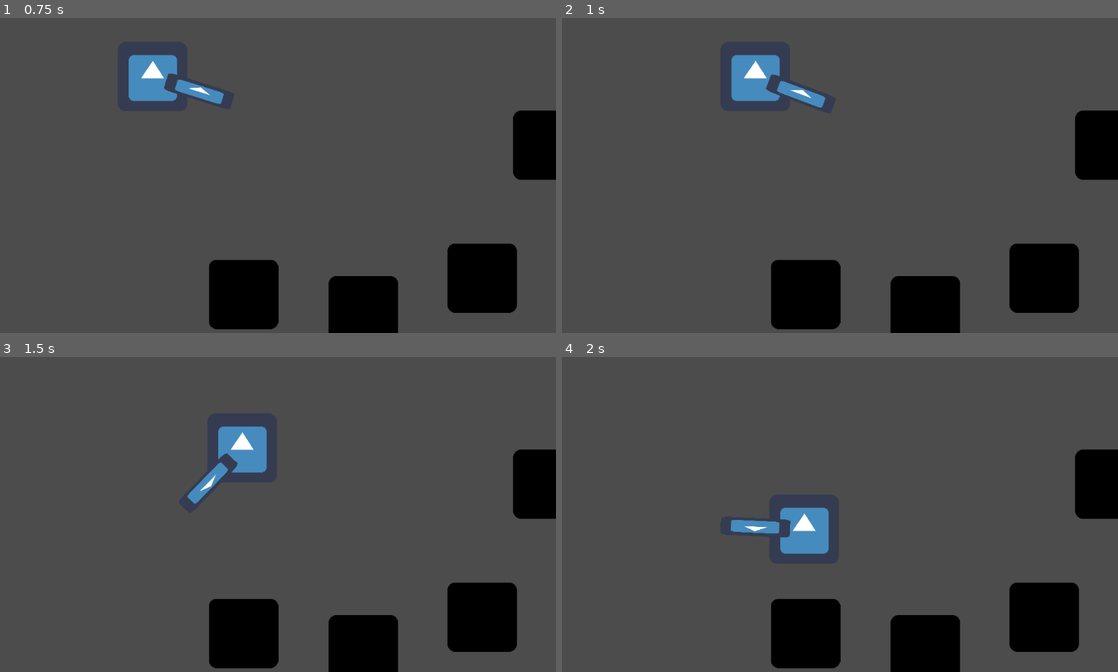
Above: before the commit, frames 1-4 (two rows, left to right).
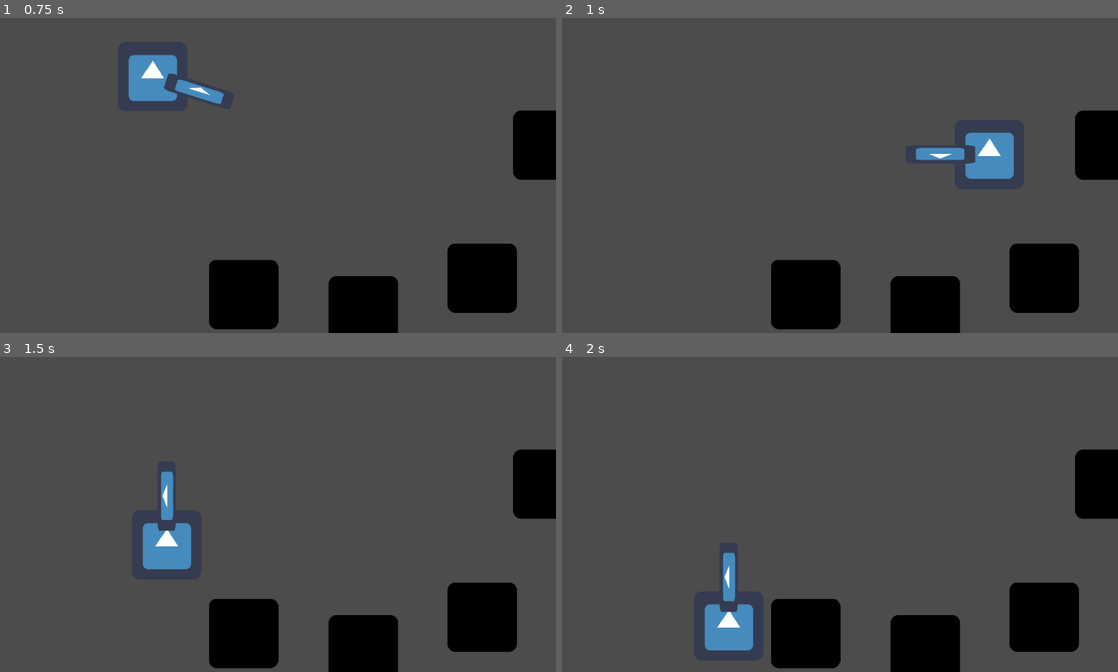
Above: after the commit, the same moments.

Repository: Gorhaloth/Mars-Project
Game: Godot game, scene res://Test_Map.tscn
The game is run twice, just before and just after one commit, with the same random seed, the same clock (stepped at 60 frames per second) and the same inputs. The project has no main scene, so this scene is started directly. The engine's default icon, where the game draws it, is replaced by a stand-in: a white triangle on a blue panel in a dark square.
Inputs (mouse positions are in pixels of both pictures, inside the frame that each line leads up to):
- Up to frame 1 (0.75 s): tap Enter at 0.5 s; move the mouse to (400, 153) at 0.52 s; hold D (right) from 0.53 s (still down); click (400, 153) at 0.6 s
- Up to frame 2 (1 s): keep holding D (right); tap Q (teleport, bound only after the commit) at 0.8 s
- Up to frame 3 (1.5 s): move the mouse to (166, 527) at 1.27 s; release D (right) at 1.28 s; hold S (down) from 1.28 s (still down); tap Q (teleport, bound only after the commit) at 1.35 s
- Up to frame 4 (2 s): keep holding S (down); click (728, 527) at 1.55 s

Frame 1 is identical in both runs. In frame 2, 3.0% of the frame differs, in the area x 30-82%, y 11-52%; in frame 3, 3.0%; in frame 4, 3.1%, in the area x 25-48%, y 47-94%.

Commit message:
third commit

Diff:
--- a/KinematicBody2D.gd
+++ b/KinematicBody2D.gd
@@ -6,6 +6,7 @@
 # var b = "text"
 export var speed = Vector2(300,300)
 var velocity = Vector2()
+var mouse_location
 
 # Called when the node enters the scene tree for the first time.
 func _ready():
@@ -17,6 +18,13 @@
 	var direction = get_direction()
 	velocity = direction * speed
 	velocity = move_and_slide(velocity)
+	if Input.is_action_just_pressed("teleport"):
+		teleport()
+
 
 func get_direction():
 	return Vector2(Input.get_action_strength("right")-Input.get_action_strength("left"),Input.get_action_strength("down")-Input.get_action_strength("up"))
+
+func teleport():
+	mouse_location = get_global_mouse_position()
+	set_position(mouse_location)
--- /dev/null
+++ b/Test_Animation.tscn
@@ -0,0 +1,102 @@
+[gd_scene load_steps=3 format=2]
+
+[ext_resource path="res://icon.png" type="Texture" id=1]
+
+[sub_resource type="Animation" id=1]
+resource_name = "Long_Jump"
+length = 3.0
+tracks/0/type = "value"
+tracks/0/path = NodePath("Body:position")
+tracks/0/interp = 1
+tracks/0/loop_wrap = true
+tracks/0/imported = false
+tracks/0/enabled = true
+tracks/0/keys = {
+"times": PoolRealArray( 0, 0.3 ),
+"transitions": PoolRealArray( 1, 1 ),
+"update": 0,
+"values": [ Vector2( 0, 0 ), Vector2( 0, 0 ) ]
+}
+tracks/1/type = "value"
+tracks/1/path = NodePath("Body:rotation_degrees")
+tracks/1/interp = 1
+tracks/1/loop_wrap = true
+tracks/1/imported = false
+tracks/1/enabled = true
+tracks/1/keys = {
+"times": PoolRealArray( 0 ),
+"transitions": PoolRealArray( 1 ),
+"update": 0,
+"values": [ 0.0 ]
+}
+
+[node name="Test_Animation" type="Position2D"]
+rotation = 0.00838143
+
+[node name="AnimationPlayer" type="AnimationPlayer" parent="."]
+anims/Long_Jump = SubResource( 1 )
+
+[node name="Front_Right" type="Position2D" parent="."]
+position = Vector2( -99.1075, 30.7575 )
+
+[node name="Sprite" type="Sprite" parent="Front_Right"]
+position = Vector2( 30.3303, 58.3823 )
+rotation = -0.502025
+scale = Vector2( 0.16565, 1 )
+texture = ExtResource( 1 )
+
+[node name="Back_Right" type="Position2D" parent="."]
+position = Vector2( 81.7352, 35.0294 )
+
+[node name="Sprite" type="Sprite" parent="Back_Right"]
+position = Vector2( 31.6119, 58.0975 )
+rotation = -0.445619
+scale = Vector2( 0.158975, 1 )
+texture = ExtResource( 1 )
+
+[node name="Position2D6" type="Position2D" parent="."]
+position = Vector2( 144.105, -2.84792 )
+
+[node name="Sprite" type="Sprite" parent="Position2D6"]
+
+[node name="Position2D7" type="Position2D" parent="."]
+position = Vector2( -138.124, -30.7575 )
+
+[node name="Sprite" type="Sprite" parent="Position2D7"]
+
+[node name="Position2D8" type="Position2D" parent="."]
+
+[node name="Sprite" type="Sprite" parent="Position2D8"]
+
+[node name="Position2D9" type="Position2D" parent="."]
+
+[node name="Sprite" type="Sprite" parent="Position2D9"]
+
+[node name="Body" type="Position2D" parent="."]
+rotation = 0.192959
+
+[node name="Sprite" type="Sprite" parent="Body"]
+scale = Vector2( 2.42416, 0.665465 )
+texture = ExtResource( 1 )
+
+[node name="Back_Left" type="Position2D" parent="."]
+position = Vector2( 106.227, 34.175 )
+
+[node name="Sprite" type="Sprite" parent="Back_Left"]
+position = Vector2( -34.175, 53.8256 )
+rotation = 0.594931
+scale = Vector2( 0.221273, 1 )
+texture = ExtResource( 1 )
+
+[node name="Front_Left" type="Position2D" parent="."]
+position = Vector2( -85.4374, 31.8967 )
+
+[node name="Sprite" type="Sprite" parent="Front_Left"]
+position = Vector2( -28.9063, 55.8191 )
+rotation = 0.485114
+scale = Vector2( 0.1612, 1 )
+texture = ExtResource( 1 )
+
+[node name="Position2D10" type="Position2D" parent="."]
+
+[node name="Sprite" type="Sprite" parent="Position2D10"]
--- a/project.godot
+++ b/project.godot
@@ -49,6 +49,12 @@
 "events": [ Object(InputEventMouseButton,"resource_local_to_scene":false,"resource_name":"","device":0,"alt":false,"shi …(212 unchanged characters)…
  ]
 }
+teleport={
+"deadzone": 0.5,
+"events": [ Object(InputEventKey,"resource_local_to_scene":false,"resource_name":"","device":0,"alt":false,"shift":false,"control":false,"meta":false,"command":false,"pressed":false,"scancode":81,"unicode":0,"echo":false,"script":null)
+, Object(InputEventMouseButton,"resource_local_to_scene":false,"resource_name":"","device":0,"alt":false,"shift":false,"control":false,"meta":false,"command":false,"button_mask":0,"position":Vector2( 0, 0 ),"global_position":Vector2( 0, 0 ),"factor":1.0,"button_index":2,"pressed":false,"doubleclick":false,"script":null)
+ ]
+}
 
 [rendering]
 
